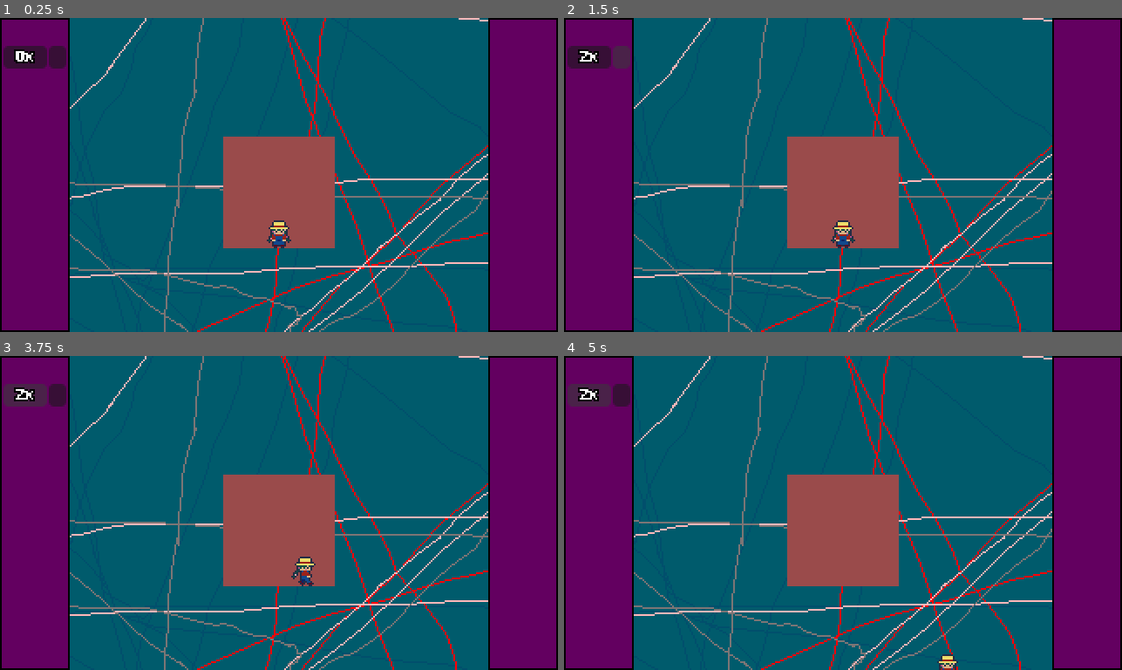
Above: before the commit, frames 1-4 (two rows, left to right).
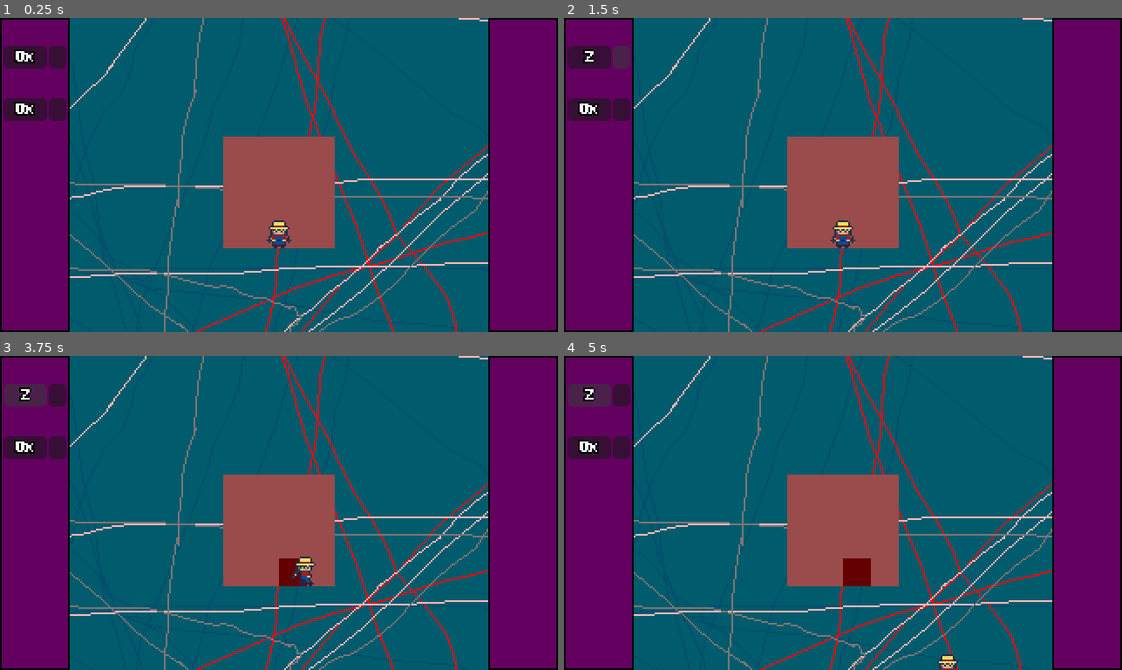
Above: after the commit, the same moments.

Repository: ghoulBlade3/harvest_bounty
Game: Godot game, scene res://main.tscn
Two runs of this game, one before a commit and one after it. Both use one fixed random seed, a clock stepped at 60 frames per second and the inputs below.
Inputs (mouse positions are in pixels of both pictures, inside the frame that each line leads up to):
- Up to frame 1 (0.25 s): no input
- Up to frame 2 (1.5 s): click (619, 55) at 0.52 s; click (619, 55) at 1.27 s
- Up to frame 3 (3.75 s): click (27, 393) at 2.02 s; click (27, 393) at 2.77 s; tap Enter at 3.5 s; hold D (move_right) from 3.53 s (still down); tap E (interact) at 3.6 s
- Up to frame 4 (5 s): release D (move_right) at 4.28 s; hold S (move_down) from 4.28 s (still down); tap E (interact) at 4.35 s

The runs differ from the first frame. In frame 1, 0.7% of the frame differs, in the area x 0-12%, y 25-33%; in frame 2, 0.9%; in frame 3, 1.1%; in frame 4, 1.3%, in the area x 0-55%, y 10-74%.

Commit message:
menu_buttons_changed_and_added_torrac

Diff:
--- /dev/null
+++ b/button_menu.gd
@@ -0,0 +1,29 @@
+extends Control
+@onready var buy: Button = $buy
+@onready var select: Button = $select
+@onready var buttons: Control = $"."
+@onready var text: RichTextLabel = $text
+@onready var player: CharacterBody2D = $"../../../player"
+
+@export var kPlantName = ""
+var plantID = null
+
+
+func _ready() -> void:
+	plantID = player.items[kPlantName]
+	buy.pressed.connect(buy_function)
+	select.pressed.connect(select_function)
+
+
+func update_text():
+	text.text = str(player.inventory[plantID])
+
+# PLAYER BUYS THING IF THEY HAVE MONEY
+func buy_function():
+	player.inventory[plantID] += 1
+	update_text()
+
+# THING GETS SELECTED
+func select_function():
+	if player.inventory[plantID] > 0:
+		player.selectedItem = plantID
--- /dev/null
+++ b/buttons.tscn
@@ -0,0 +1,43 @@
+[gd_scene format=3 uid="uid://brw1cni5jksvl"]
+
+[ext_resource type="Script" uid="uid://cj3agjusjgfn1" path="res://button_menu.gd" id="1_5sm3h"]
+[ext_resource type="FontFile" uid="uid://btuwvdh4n3pm6" path="res://textures/fonts/PixelSerif_16px_v02.ttf" id="2_q21lg"]
+
+[node name="buttons" type="Control" unique_id=59998802]
+layout_mode = 3
+anchors_preset = 0
+offset_top = -3.0
+offset_right = 39.0
+offset_bottom = 32.0
+script = ExtResource("1_5sm3h")
+x = null
+
+[node name="buy" type="Button" parent="." unique_id=857829925]
+layout_mode = 0
+offset_left = 28.0
+offset_top = 16.0
+offset_right = 38.0
+offset_bottom = 29.0
+
+[node name="select" type="Button" parent="." unique_id=1297412736]
+layout_mode = 0
+offset_left = 2.0
+offset_top = 16.0
+offset_right = 27.0
+offset_bottom = 29.0
+theme_override_font_sizes/font_size = 3
+
+[node name="text" type="RichTextLabel" parent="." unique_id=218452471]
+texture_filter = 1
+layout_mode = 0
+offset_left = 2.0
+offset_top = 16.0
+offset_right = 27.0
+offset_bottom = 29.0
+mouse_filter = 2
+theme_override_constants/outline_size = 4
+theme_override_fonts/normal_font = ExtResource("2_q21lg")
+theme_override_font_sizes/normal_font_size = 12
+text = "0x"
+horizontal_alignment = 1
+vertical_alignment = 1
--- a/carrot_buy.gd
+++ b/carrot_buy.gd
@@ -1,17 +1,19 @@
 extends Button
 @onready var player: CharacterBody2D = $"../../../player"
-@onready var carrot_text: RichTextLabel = $"../carrot_text"
-#var plantID: int = player.items["carrot"]
-var plantID = 0
+@onready var text_label: RichTextLabel = $"../carrot_text"
+
+var plantID = null
 
 
 
 func _ready() -> void:
+	plantID = player.items[name.substr(0, name.find('_'))]
 	pressed.connect(_button_pressed)
 
-
+func update_text() -> void:
+	text_label.text = str(player.inventory[plantID]) + "x"
 
 func _button_pressed():
 	player.inventory[plantID] += 1
-	carrot_text.text = str(player.inventory[plantID]) + "x"
-	print(player.inventory[plantID])
+	print()
+	update_text()
--- a/carrot_select.gd
+++ b/carrot_select.gd
@@ -1,7 +1,7 @@
 extends Button
 @onready var player: CharacterBody2D = $"../../../player"
-#var plantID = player.items["carrot"]
-var plantID = 0
+
+var plantID = null
 
 
 func _ready() -> void:
--- a/farmland.gd
+++ b/farmland.gd
@@ -4,12 +4,17 @@
 @onready var farmland_plant: Sprite2D = $farmland_plant
 @onready var player: CharacterBody2D = $"../../player"
 @onready var farmland_selection_overlay: Sprite2D = $farmland_selection_overlay
-
+@onready var button_holder: Control = $"../../camera/button_holder"
+@onready var grow_time: Timer = $grow_time
 
 
 var isWet: bool = false
 var isGrown: bool = false
 var isPlantedOn: bool = false
+
+var growthStage: int = -1
+var isGrowing: bool = false
+var crop = null
 
 
 func farmland_action() -> void:
@@ -23,16 +28,22 @@
 		return
 
 	# PLANTS ARE PLANTED
-	if player.inventory[player.selectedItem] > 0 && isWet && not isPlantedOn:
+	if player.inventory[player.selectedItem] != null:
+		if player.inventory[player.selectedItem] > 0 && isWet && not isPlantedOn:
 
-			# PUT PLANT TEXTURE AND LOWER ITEM COUNT
-			farmland_plant.texture = load("res://textures/blocks/" + player.items.find_key(player.selectedItem) + "_stage_0.png")
-			player.inventory[player.selectedItem] -= 1
-			isPlantedOn = true
+				# PUT PLANT TEXTURE AND LOWER ITEM COUNT
+				crop = player.items.find_key(player.selectedItem)
+				farmland_plant.texture = load("res://textures/blocks/" + crop + "_stage_0.png")
+				player.inventory[player.selectedItem] -= 1
+				for button in button_holder.get_children():
+					button.update_text()
 
-			# UNSELECT THE ITEM IF THE PLAYER RAN OUT
-			if (player.inventory[player.selectedItem] <= 0):
-				player.selectedItem = player.items["empty"]
+				# UNSELECT THE ITEM IF THE PLAYER RAN OUT
+				if (player.inventory[player.selectedItem] <= 0):
+					player.selectedItem = player.items["empty"]
+
+				isPlantedOn = true
+				growthStage += 1
 
 	# PLANTS ARE COLLECTED
 	if isGrown:
@@ -42,14 +53,26 @@
 
 
 
-#func _process(delta: float) -> void:
-	#var playerDistance: float = farmland_center.global_position.distance_to(player.player_center.global_position)
-	#
-	#
-	## DO FARMLAND ACTION IF PLAYER CAN REACH IT
-	#if playerDistance <= 7.9995:
-		#farmland_selection_overlay.show()
-		#if Input.is_action_just_pressed("interact") && player.canInteract:
-			#farmland_action()
-	#else:
-		#farmland_selection_overlay.hide()
+func _process(delta: float) -> void:
+
+	if isPlantedOn:
+		if !isGrowing:
+			grow_time.start()
+			isGrowing = true
+		print(grow_time.time_left)
+		print(grow_time.is_stopped())
+		if grow_time.is_stopped() && growthStage != 3:
+			growthStage += 1
+			isGrowing = false
+
+
+	var playerDistance: float = farmland_center.global_position.distance_to(player.player_center.global_position)
+
+
+	# DO FARMLAND ACTION IF PLAYER CAN REACH IT
+	if playerDistance <= 7.9995:
+		farmland_selection_overlay.show()
+		if Input.is_action_just_pressed("interact") && player.canInteract:
+			farmland_action()
+	else:
+		farmland_selection_overlay.hide()
--- a/farmland.tscn
+++ b/farmland.tscn
@@ -17,3 +17,6 @@
 [node name="farmland_selection_overlay" type="Sprite2D" parent="." unique_id=918696590]
 visible = false
 texture = ExtResource("3_hjufs")
+
+[node name="grow_time" type="Timer" parent="." unique_id=1217553008]
+one_shot = true
--- a/main.tscn
+++ b/main.tscn
@@ -5,9 +5,7 @@
 [ext_resource type="Texture2D" uid="uid://nu1hrn2yt5fi" path="res://textures/player/player.png" id="1_ig7tw"]
 [ext_resource type="PackedScene" uid="uid://cvyevc8lqutjs" path="res://farmland.tscn" id="4_1bvp3"]
 [ext_resource type="Texture2D" uid="uid://djgacvs1c4vbi" path="res://textures/ui/side_panel.png" id="5_lquwl"]
-[ext_resource type="Script" uid="uid://btqwylagupyy0" path="res://carrot_buy.gd" id="6_272bh"]
-[ext_resource type="Script" uid="uid://d3gugwqgjkfvb" path="res://carrot_select.gd" id="7_272bh"]
-[ext_resource type="FontFile" uid="uid://btuwvdh4n3pm6" path="res://textures/fonts/PixelSerif_16px_v02.ttf" id="8_5vw27"]
+[ext_resource type="PackedScene" uid="uid://brw1cni5jksvl" path="res://buttons.tscn" id="6_7mycd"]
 
 [sub_resource type="TileSetScenesCollectionSource" id="TileSetScenesCollectionSource_1bvp3"]
 scenes/1/scene = ExtResource("4_1bvp3")
@@ -196,43 +194,20 @@
 texture = ExtResource("5_lquwl")
 metadata/_edit_lock_ = true
 
-[node name="Control" type="Control" parent="camera" unique_id=21027245]
+[node name="button_holder" type="Control" parent="camera" unique_id=1210530074]
 layout_mode = 3
 anchors_preset = 0
 offset_left = -160.0
 offset_top = -90.0
-offset_right = 160.0
+offset_right = -120.0
 offset_bottom = 90.0
-metadata/_edit_lock_ = true
-
-[node name="carrot_buy" type="Button" parent="camera/Control" unique_id=1107124165]
+
+[node name="buttons" parent="camera/button_holder" unique_id=59998802 instance=ExtResource("6_7mycd")]
 layout_mode = 0
-offset_left = 28.0
-offset_top = 16.0
-offset_right = 38.0
-offset_bottom = 29.0
-script = ExtResource("6_272bh")
-
-[node name="carrot_select" type="Button" parent="camera/Control" unique_id=203365693]
+kPlantName = "carrot"
+
+[node name="buttons2" parent="camera/button_holder" unique_id=406387381 instance=ExtResource("6_7mycd")]
 layout_mode = 0
-offset_left = 2.0
-offset_top = 16.0
-offset_right = 27.0
-offset_bottom = 29.0
-theme_override_font_sizes/font_size = 3
-script = ExtResource("7_272bh")
-
-[node name="carrot_text" type="RichTextLabel" parent="camera/Control" unique_id=1541986792]
-texture_filter = 1
-layout_mode = 0
-offset_left = 2.0
-offset_top = 16.0
-offset_right = 27.0
-offset_bottom = 29.0
-mouse_filter = 2
-theme_override_constants/outline_size = 4
-theme_override_fonts/normal_font = ExtResource("8_5vw27")
-theme_override_font_sizes/normal_font_size = 12
-text = "0x"
-horizontal_alignment = 1
-vertical_alignment = 1
+offset_top = 30.0
+offset_bottom = 65.0
+kPlantName = "torrac"
--- a/player_main.gd
+++ b/player_main.gd
@@ -10,10 +10,11 @@
 
 var selectedItem: int = -1
 var items = {
-	"empty": -1,
-	"carrot": 0
+	"empty": 0,
+	"carrot": 1,
+	"torrac": 2
 }
-var inventory: Array[int] = [0, 0]
+var inventory: Array = [null, 0, 0]
 var lastLookDir: String = 'S'
 var distanceFromFarmland: float
 var last_velocity_normalized = Vector2.ZERO
Not shown, added: button_menu.gd.uid
Binary file added: textures/blocks/torrac_stage_0.png
Not shown, added: textures/blocks/torrac_stage_0.png.import
Binary file added: textures/blocks/torrac_stage_1.png
Not shown, added: textures/blocks/torrac_stage_1.png.import
Binary file added: textures/blocks/torrac_stage_2.png
Not shown, added: textures/blocks/torrac_stage_2.png.import
Not shown, removed: textures/blocks/carrot_stage_1.png~
Not shown, removed: textures/blocks/carrot_stage_2.png~
